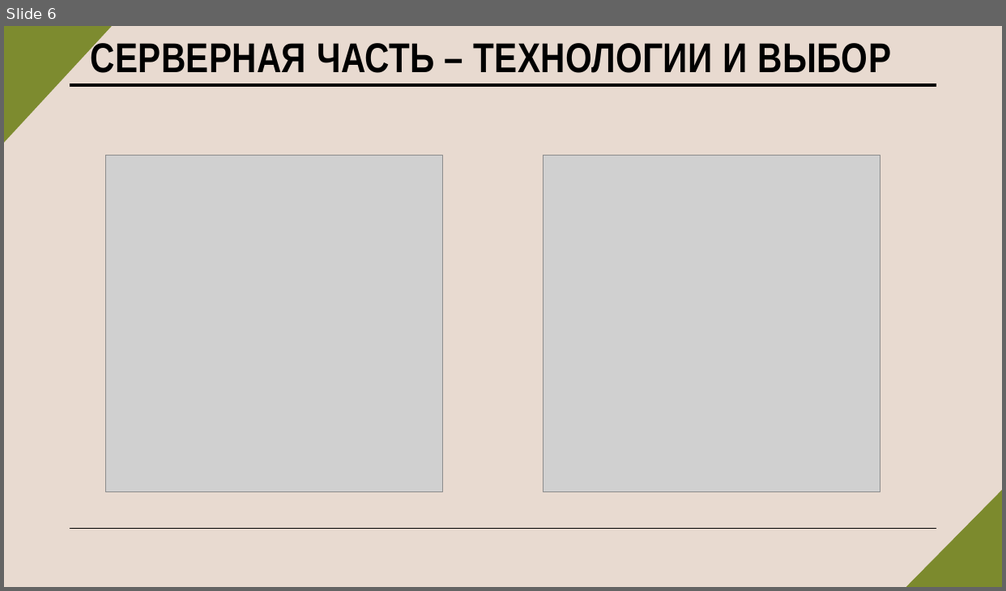
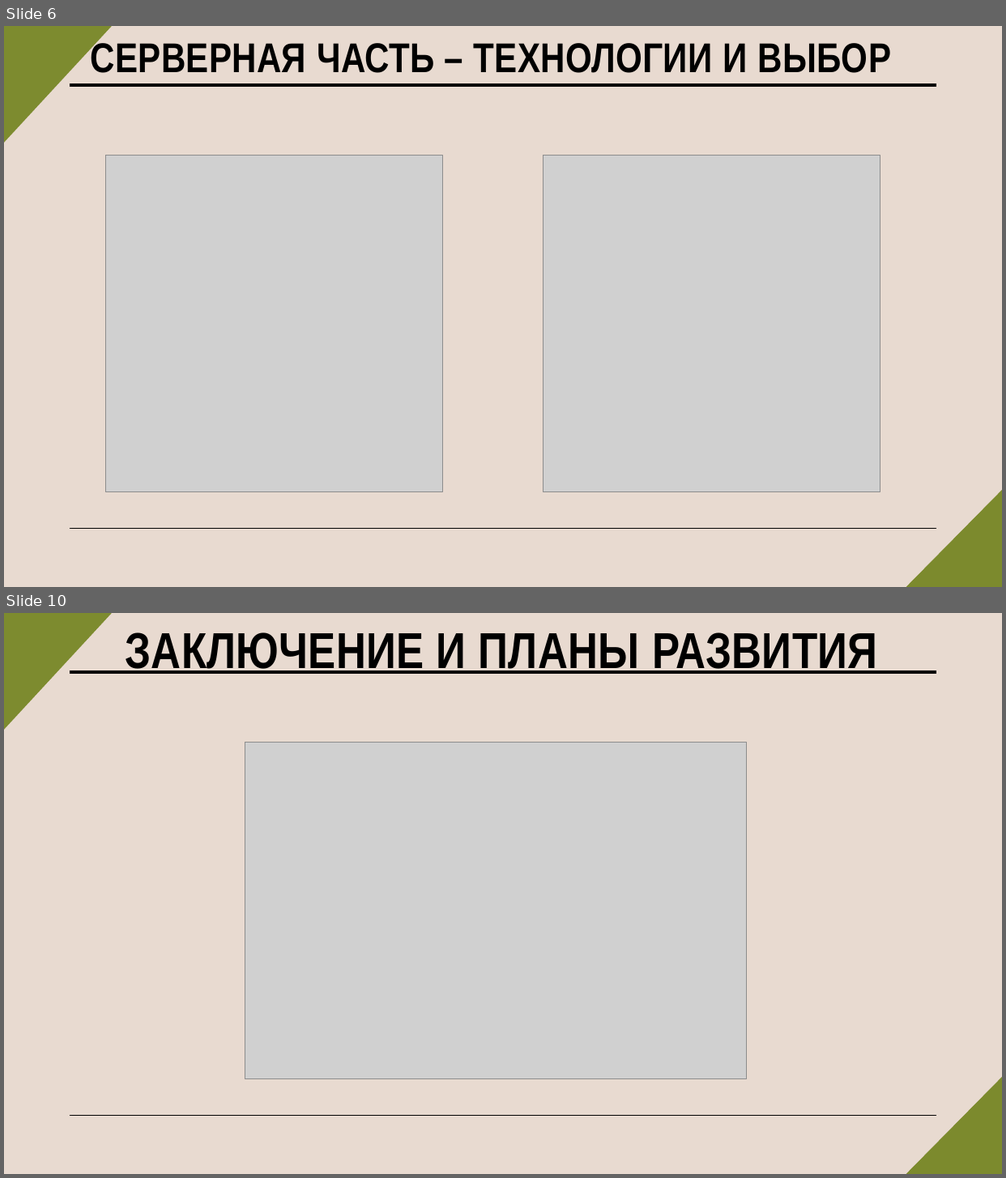
Before and after one commit to 1-Soul-1/BeakBook, a slide deck: BeakBook.pptx. Shown one above the other, each under a label of ours: slide 6 before the commit, slides 6 and 10 after it; the slides between them are not shown. The pictures are 1006x591 and 1006x1178 pixels, drawn with LibreOffice and Linux fonts; fonts in the diff are those of the drawing; grey boxes stand for pictures. Boxes give left, top, right and bottom in pixels: in the first picture for what was removed or moved away, otherwise in the second. Text is boxed around its words. In the diff, an @@ line names an element or a change of style, - is before the commit and + after.

```diff
--- a/BeakBook.pptx
+++ b/BeakBook.pptx
@@ slide 10 added at (4, 613, 1002, 1174), background #E8DAD0; not listed: 2 template elements that a slide beside it also shows @@
@@ rectangle added at (4, 613, 303, 912), fill #7D8B2F @@
@@ title added at (125, 632, 878, 674), 48.6 pt, text #000000, bold @@
+ЗАКЛЮЧЕНИЕ И ПЛАНЫ РАЗВИТИЯ
@@ picture added at (245, 743, 747, 1080) @@
@@ rectangle added at (799, 911, 1002, 1174), fill #7C8A2D @@
```
Also in this commit, not shown: 5 slides changed, 1 other slide added, 1 other file.
